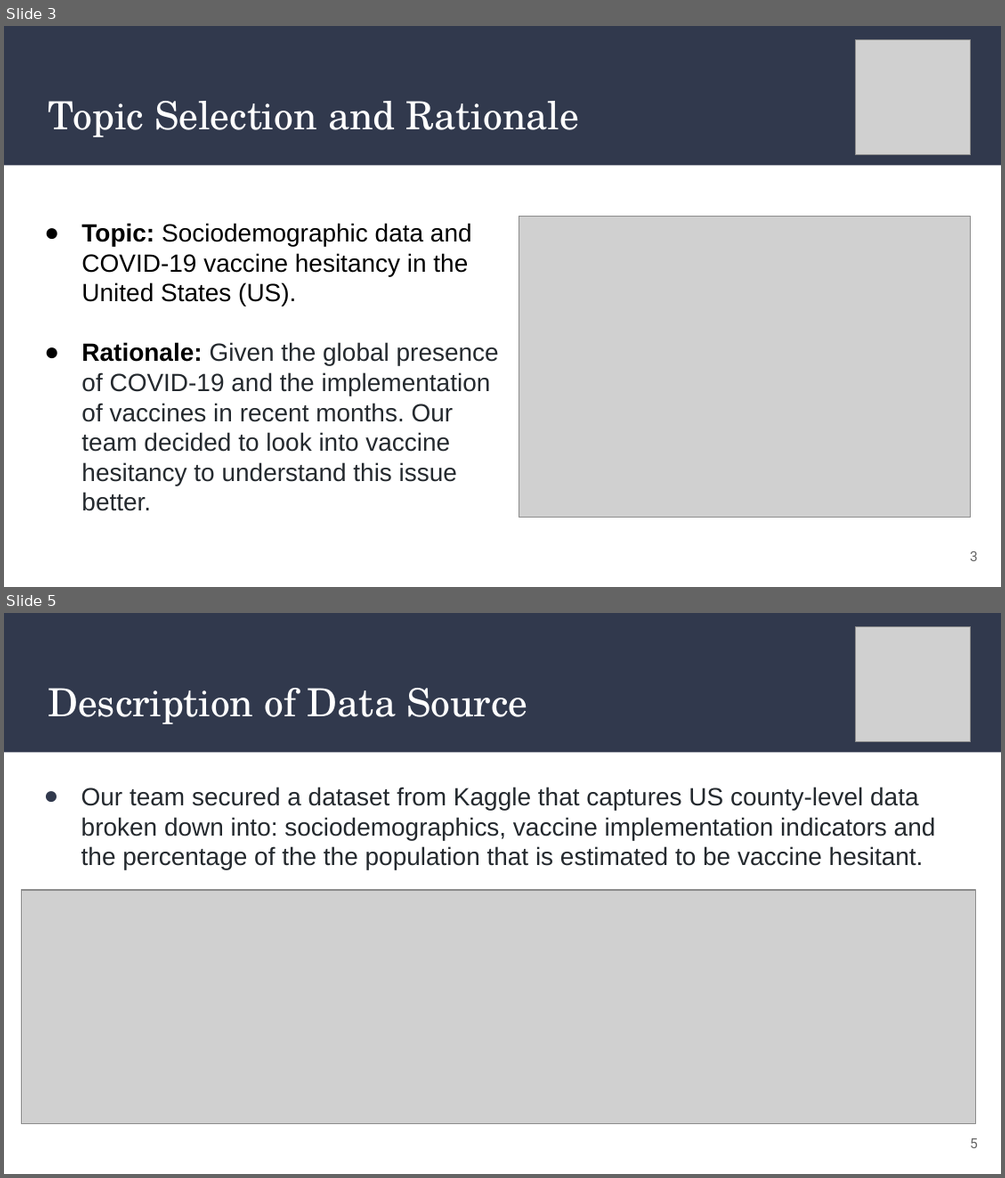
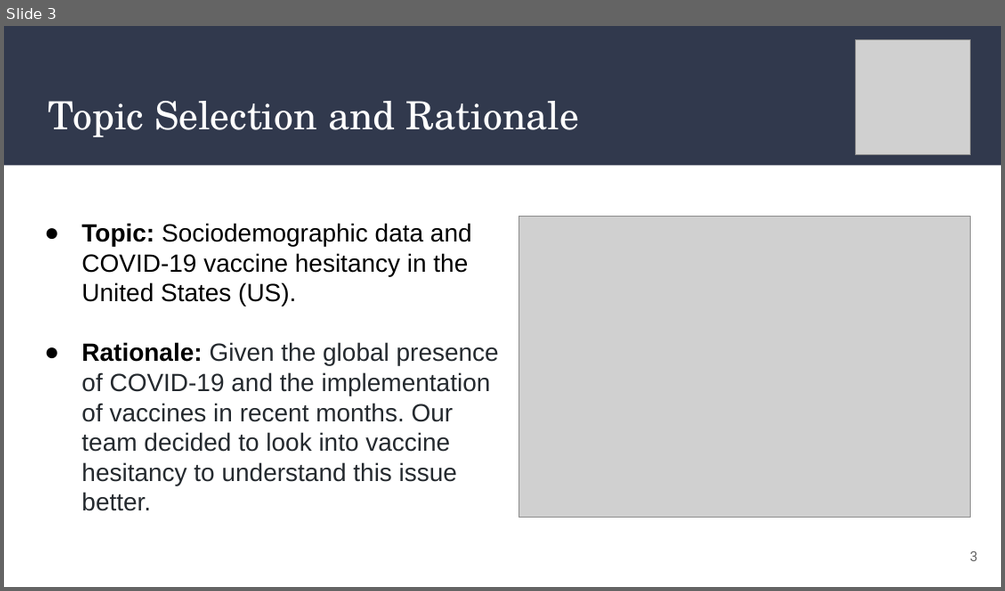
Before and after one commit to AaraniSivasekaram/Predictive_Modelling_Project, a slide deck: Vaccine Hesitancy Presentation.pptx. Shown one above the other, each under a label of ours: slides 3 and 5 before the commit, slide 3 after it; the slides between them are not shown. The pictures are 1005x1178 and 1005x591 pixels, drawn with LibreOffice and Linux fonts; fonts in the diff are those of the drawing; grey boxes stand for pictures. Boxes give left, top, right and bottom in pixels: in the first picture for what was removed or moved away, otherwise in the second. Text is boxed around its words. In the diff, an @@ line names an element or a change of style, - is before the commit and + after.

```diff
--- a/Vaccine Hesitancy Presentation.pptx
+++ b/Vaccine Hesitancy Presentation.pptx
@@ slide 5 removed at bbox=[4, 613, 1001, 1174], background #FFFFFF; not listed: 1 template element that a slide beside it also shows @@
@@ picture removed at bbox=[855, 627, 971, 743] @@
@@ title removed at bbox=[48, 688, 527, 724] @@
-Description of Data Source
@@ text removed at bbox=[81, 787, 936, 869] @@
-● Our team secured a dataset from Kaggle that captures US county-level data broken down into: sociodemographics, vaccine implementation indicators and the percentage of the the population that is estimated to be vaccine hesitant.
@@ picture removed at bbox=[21, 890, 975, 1123] @@
@@ page number removed at bbox=[970, 1138, 978, 1148] @@
-5
```
Also in this commit, not shown: 6 slides changed, 4 slides added, 9 other slides removed.
